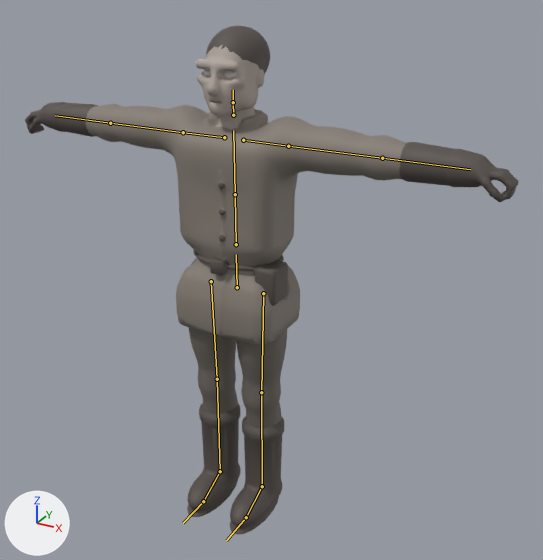
What one commit did to the FBX model Assets/Resources/Bodies/Living.fbx.
The view is the same before and after, from a 50 mm lens placed at (0.712, -1.154, 1.12), pointed at (0.097, -0.035, 0.56). Every picture has the same lights, and +X, +Y and +Z are marked at lower left. The picture after the commit comes second. The bones that change, and the others that lie on the model, are drawn over the model as lines.

Names of what the first picture shows: 'LivingMesh'.
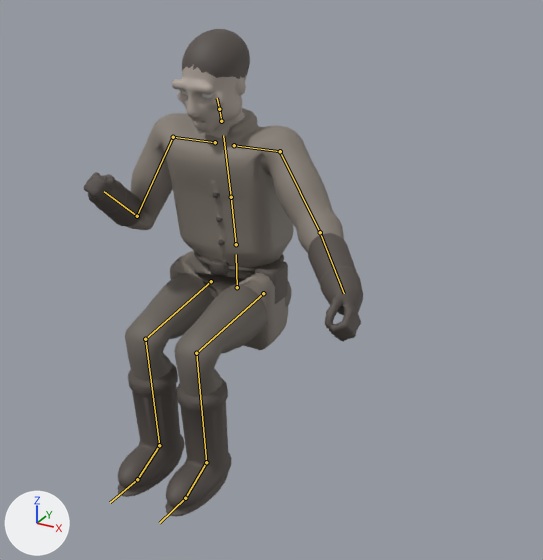
The newer file adds an action. The first version stands in its rest pose; the second is drawn at frame 7 of the action 'Living|Strum'.

The change in detail:
Bone 'Spine' (bone_spine) turns from (0, 0, 0) to (8, 0, 0) degrees about its own x, y and z.
Bone 'Chest' (bone_chest) turns from (0, 0, 0) to (2, 0, 0) degrees about its own x, y and z.
Bone 'Neck' (bone_neck) turns from (0, 0, 0) to (3, 0, 0) degrees about its own x, y and z.
Bone 'Head' (bone_head) turns from (0, 0, 0) to (8, -6, 0) degrees about its own x, y and z.
Bone 'LeftUpperArm' (bone_leftupperarm) turns from (0, 0, 0) to (-48, -48, 0) degrees about its own x, y and z.
Bone 'LeftLowerArm' (bone_leftlowerarm) turns from (0, 0, 0) to (0, 0, -22) degrees about its own x, y and z.
Bone 'RightUpperArm' (bone_rightupperarm) turns from (0, 0, 0) to (-66, 22, 0) degrees about its own x, y and z.
Bone 'RightLowerArm' (bone_rightlowerarm) turns from (0, 0, 0) to (0, 0, 116) degrees about its own x, y and z.
Bone 'LeftUpperLeg' (bone_leftupperleg) turns from (0, 0, 0) to (-84, 3, 0) degrees about its own x, y and z.
Bone 'LeftLowerLeg' (bone_leftlowerleg) turns from (0, 0, 0) to (88, 0, 0) degrees about its own x, y and z.
Bone 'LeftFoot' (bone_leftfoot) turns from (0, 0, 0) to (-6, 0, 0) degrees about its own x, y and z.
Bone 'RightUpperLeg' (bone_rightupperleg) turns from (0, 0, 0) to (-84, -3, 0) degrees about its own x, y and z.
Bone 'RightLowerLeg' (bone_rightlowerleg) turns from (0, 0, 0) to (88, 0, 0) degrees about its own x, y and z.
Bone 'RightFoot' (bone_rightfoot) turns from (0, 0, 0) to (-6, 0, 0) degrees about its own x, y and z.

Where the change shows, as pixel boxes [x1, y1, x2, y2] in the pictures (543 x 560 px):
'LivingMesh', posed (43% narrower)
    before: [25, 26, 518, 534]
    after: [84, 29, 363, 517]
bone 'Spine', root to tip
    before: (236, 244) to (235, 194)
    after: (236, 244) to (231, 197)
bone 'Chest', root to tip
    before: (235, 194) to (233, 130)
    after: (231, 197) to (223, 135)
bone 'Neck', root to tip
    before: (233, 115) to (233, 102)
    after: (221, 121) to (219, 109)
bone 'Head', root to tip
    before: (233, 102) to (233, 90)
    after: (219, 109) to (217, 98)
bone 'LeftUpperArm', root to tip
    before: (288, 146) to (382, 158)
    after: (280, 151) to (320, 232)
bone 'LeftLowerArm', root to tip
    before: (382, 158) to (470, 169)
    after: (320, 232) to (344, 293)
bone 'RightUpperArm', root to tip
    before: (183, 132) to (110, 123)
    after: (173, 137) to (137, 216)
bone 'RightLowerArm', root to tip
    before: (110, 123) to (55, 115)
    after: (137, 216) to (104, 191)
bone 'LeftUpperLeg', root to tip
    before: (263, 293) to (261, 392)
    after: (263, 293) to (196, 353)
bone 'LeftLowerLeg', root to tip
    before: (261, 392) to (262, 486)
    after: (196, 353) to (206, 462)
bone 'LeftFoot', root to tip
    before: (262, 486) to (246, 517)
    after: (206, 462) to (185, 498)
bone 'RightUpperLeg', root to tip
    before: (211, 281) to (217, 379)
    after: (211, 281) to (145, 339)
bone 'RightLowerLeg', root to tip
    before: (217, 379) to (220, 471)
    after: (145, 339) to (159, 445)
bone 'RightFoot', root to tip
    before: (220, 471) to (203, 501)
    after: (159, 445) to (137, 479)
